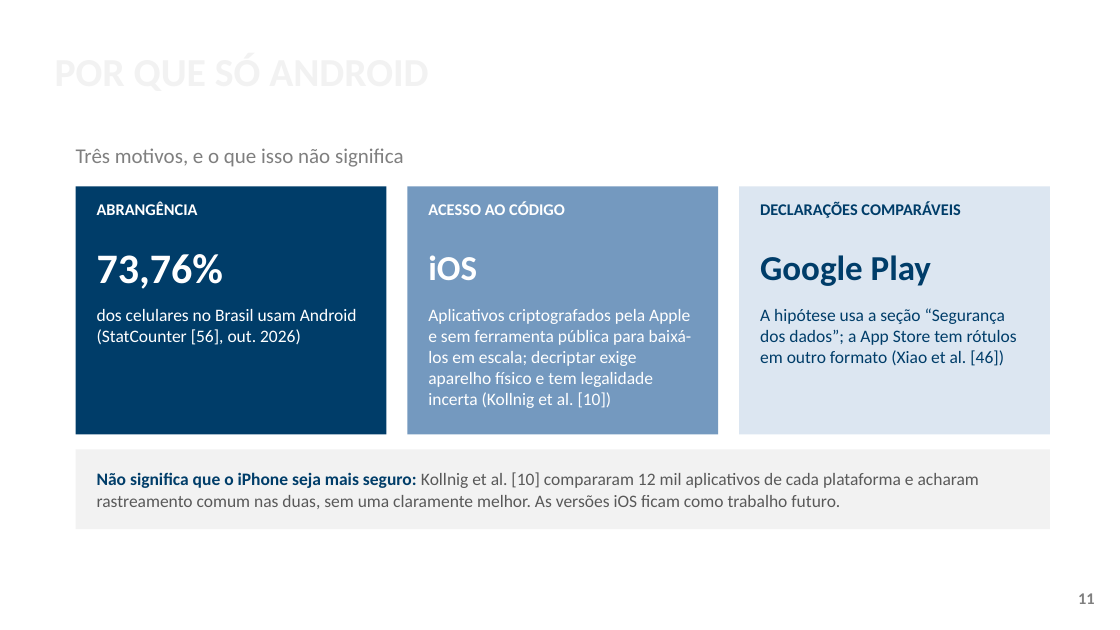
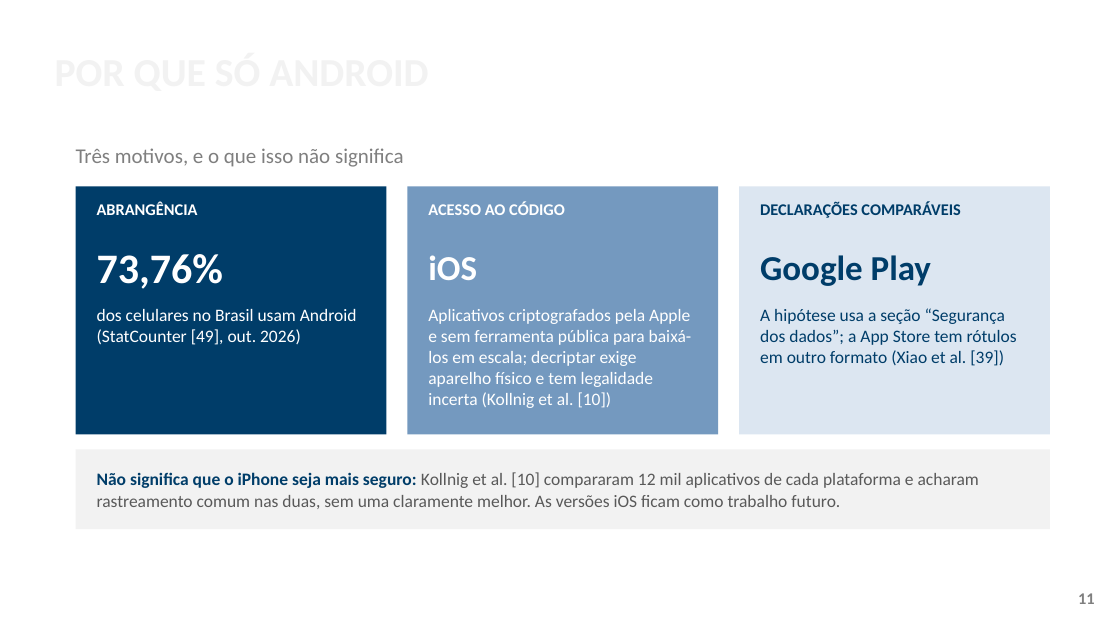
Before and after one commit to ClaudioAMF1/TCC, a slide deck: slide 11 of tcc/apresentacao/apresentacao-defesa-final.pptx. Drawn at 1120x630 pixels with LibreOffice and Linux fonts; fonts in the diff are those of the drawing; background and template pictures are left out. Boxes give left, top, right and bottom in pixels: in the first picture for what was removed or moved away, otherwise in the second. Text is boxed around its words. In the diff, an @@ line names an element or a change of style, - is before the commit and + after.

```diff
--- a/tcc/apresentacao/apresentacao-defesa-final.pptx
+++ b/tcc/apresentacao/apresentacao-defesa-final.pptx
@@ text at (97,309,357,345): text changed @@
-dos celulares no Brasil usam Android (StatCounter [56], out. 2026)
+dos celulares no Brasil usam Android (StatCounter [49], out. 2026)
@@ text at (760,308,1017,366): text changed @@
-A hipótese usa a seção “Segurança dos dados”; a App Store tem rótulos em outro formato (Xiao et al. [46])
+A hipótese usa a seção “Segurança dos dados”; a App Store tem rótulos em outro formato (Xiao et al. [39])
```
Also in this commit, not shown: 8 other slides changed, 4 other files.
